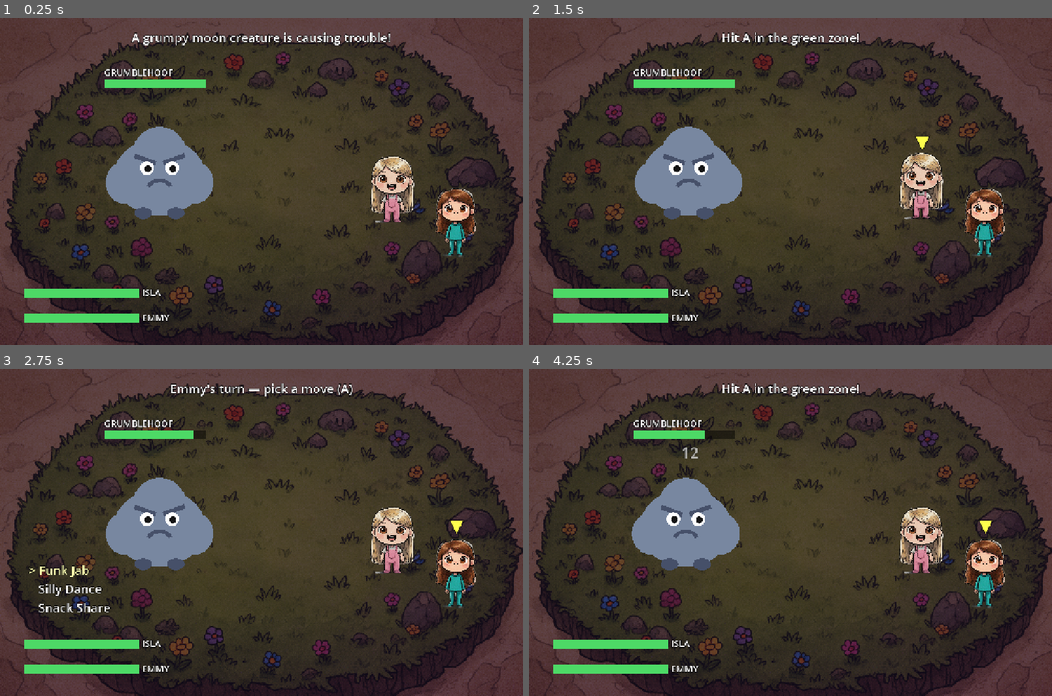
Above: before the commit, frames 1-4 (two rows, left to right).
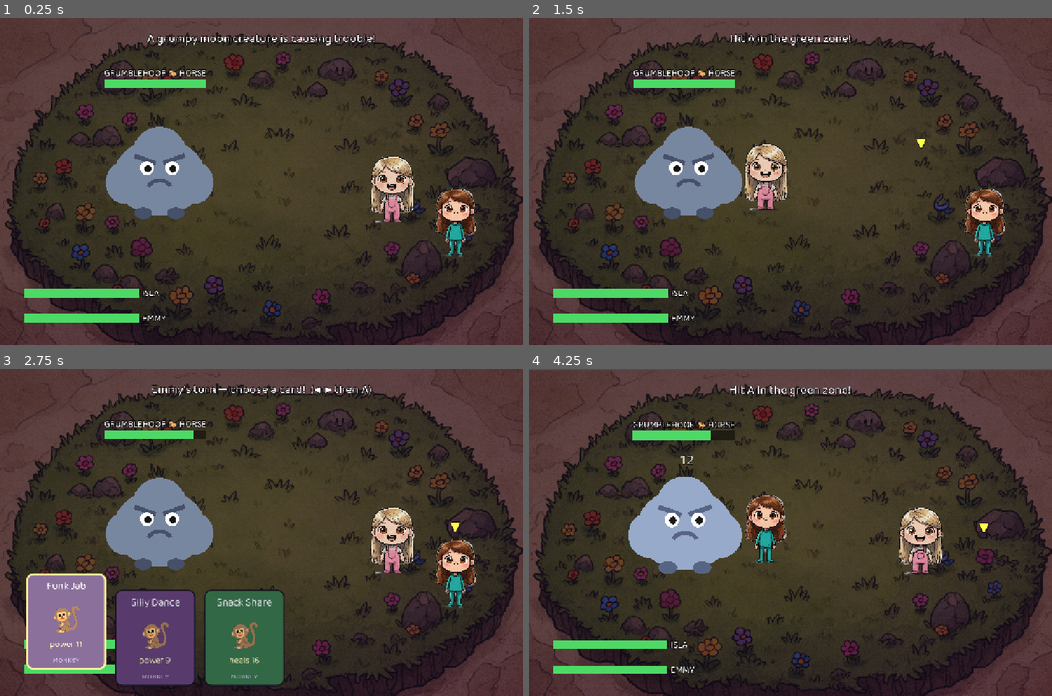
Above: after the commit, the same moments.

Repository: andyfreed/isla-emmy-deck
Game: Godot game, scene res://battle.tscn
The game is run twice, just before and just after one commit, with the same random seed, the same clock (stepped at 60 frames per second) and the same inputs. This scene is started directly instead of the project's main scene.
Inputs (mouse positions are in pixels of both pictures, inside the frame that each line leads up to):
- Up to frame 1 (0.25 s): no input
- Up to frame 2 (1.5 s): tap Enter (ui_accept) at 0.5, 0.77, 1.25 s; move the mouse to (905, 165) at 0.52 s; hold Right (ui_right) 0.53-1.25 s; click (905, 165) at 0.67 s; drag from (685, 197) to (764, 246) at 1.27 s
- Up to frame 3 (2.75 s): move the mouse to (313, 460) at 2.02 s; hold Right (ui_right) from 2.03 s (still down)
- Up to frame 4 (4.25 s): release Right (ui_right) at 2.75 s; drag from (764, 597) to (633, 483) at 2.77 s; tap A at 3.5 s; move the mouse to (947, 581) at 3.52 s; hold Left (ui_left) from 3.53 s (still down); tap Enter (ui_accept) at 3.77 s

The runs differ from the first frame. In frame 1, 1.3% of the frame differs, in the area x 20-75%, y 4-93%; in frame 2, 3.5%; in frame 3, 15%, in the area x 5-89%, y 4-97%; in frame 4, 11%.

Commit message:
Playtest #1 response: zodiac CARDS (Emmy's idea), lunge attacks + hit-stop, Baloo 2 font
- Moves are now cards (◀ ▶ + A): name, zodiac emoji, power, sign; selected card lifts
- Attacker lunges to target, strike, hit-stop beat, scale punch, bigger shake/numbers
- Enemy lunges too; enemy nameplate shows its zodiac sign (clash readability)
- Baloo 2 (OFL) bundled as project-wide font

Co-Authored-By: Claude Opus 4.8 <noreply@anthropic.com>
Claude-Session: https://claude.ai/code/session_01UXQDKUbPicwSfpzXbyxALt

Diff:
--- a/project.godot
+++ b/project.godot
@@ -10,6 +10,9 @@
 [autoload]
 Globals="*res://scripts/globals.gd"
 
+[gui]
+theme/custom_font="res://assets/fonts/baloo2.ttf"
+
 [display]
 window/size/viewport_width=1280
 window/size/viewport_height=800
--- a/scripts/battle.gd
+++ b/scripts/battle.gd
@@ -14,9 +14,15 @@
 
 var enemy_sign: String = "horse"
 
+const SIGN_EMOJI := {
+	"rat": "🐀", "ox": "🐂", "tiger": "🐅", "rabbit": "🐇", "dragon": "🐉",
+	"snake": "🐍", "horse": "🐎", "sheep": "🐑", "monkey": "🐒",
+	"rooster": "🐓", "dog": "🐕", "pig": "🐖",
+}
+
 var ui: CanvasLayer
 var msg: Label
-var menu_box: VBoxContainer
+var menu_box: Control
 var sisters: Array = []
 var enemy: Dictionary = {}
 var order: Array = []
@@ -55,7 +61,7 @@
 	enemy = _make_combatant("Grumblehoof", enemy_sign, 70, false,
 		"res://assets/enemies/grumpy.png", Vector2(390, 360), 300.0, false)
 	_make_bar(enemy, Vector2(255, 150), 250)
-	ui.add_child(_label("GRUMBLEHOOF", 22, Vector2(255, 118), false))
+	ui.add_child(_label("GRUMBLEHOOF  %s %s" % [SIGN_EMOJI.get(enemy_sign, ""), enemy_sign.to_upper()], 22, Vector2(255, 118), false))
 
 	var isla := _make_combatant("Isla", "rat", 48, true,
 		"res://assets/isla.png", Vector2(960, 420), 180.0, true)
@@ -79,8 +85,8 @@
 
 	order = [isla, emmy, enemy]
 
-	menu_box = VBoxContainer.new()
-	menu_box.position = Vector2(70, 470)
+	menu_box = Control.new()
+	menu_box.position = Vector2(0, 0)
 	ui.add_child(menu_box)
 
 	active_marker = _label("▼", 44, Vector2.ZERO, false)
@@ -94,10 +100,10 @@
 
 func _process(delta: float) -> void:
 	if state == "choosing":
-		if Input.is_action_just_pressed("ui_up"):
+		if Input.is_action_just_pressed("ui_left") or Input.is_action_just_pressed("ui_up"):
 			move_cursor = (move_cursor - 1 + actor["moves"].size()) % actor["moves"].size()
 			_refresh_menu()
-		elif Input.is_action_just_pressed("ui_down"):
+		elif Input.is_action_just_pressed("ui_right") or Input.is_action_just_pressed("ui_down"):
 			move_cursor = (move_cursor + 1) % actor["moves"].size()
 			_refresh_menu()
 	elif state == "rhythm":
@@ -148,7 +154,7 @@
 		state = "choosing"
 		move_cursor = 0
 		msg.add_theme_color_override("font_color", Color(1, 1, 1))
-		msg.text = actor["name"] + "'s turn — pick a move (A)"
+		msg.text = actor["name"] + "'s turn — choose a card!  (◀ ▶ then A)"
 		_show_active(actor)
 		_refresh_menu()
 	else:
@@ -211,17 +217,22 @@
 
 	var clash: bool = CLASH.get(move["sign"], "") == enemy["sign"]
 	var total := 0
+	var big := clash or q == "PERFECT!"
+	var home: Vector2 = c["spr"].position
+	await _lunge_to(c["spr"], enemy["spr"].position + Vector2(190, 30))
 	for h in int(move["hits"]):
 		var dmg := int(move["power"] * mult * (1.5 if clash else 1.0))
-		await _hop(c["spr"])
+		await _strike(c["spr"])
 		enemy["hp"] = max(0, int(enemy["hp"]) - dmg)
 		total += dmg
 		_update_bar(enemy)
 		_flash_white(enemy["spr"])
-		var big := clash or q == "PERFECT!"
+		_scale_punch(enemy["spr"])
 		_popup_dmg(enemy["spr"].position, str(dmg), Color(1, 0.85, 0.2) if big else Color(1, 1, 1), big)
-		_shake_screen(11.0 if big else 5.0)
+		_shake_screen(16.0 if big else 8.0)
+		await get_tree().create_timer(0.08).timeout   # hit-stop beat
 		await _shake(enemy["spr"])
+	_lunge_back(c["spr"], home)
 	var txt := "%s — %s   (%d funk)" % [move["name"], q, total]
 	if clash:
 		txt += "    ⚡ ZODIAC CLASH! ×1.5"
@@ -242,13 +253,18 @@
 	msg.add_theme_color_override("font_color", Color(1, 1, 1))
 	msg.text = enemy["name"] + " grumbles angrily!"
 	await get_tree().create_timer(0.5).timeout
-	await _hop(enemy["spr"])
+	var ehome: Vector2 = enemy["spr"].position
+	await _lunge_to(enemy["spr"], t["spr"].position + Vector2(-200, -40))
 	var dmg := 7 + (randi() % 7)
 	t["hp"] = max(0, int(t["hp"]) - dmg)
 	_update_bar(t)
+	_flash_white(t["spr"])
+	_scale_punch(t["spr"])
 	_popup_dmg(t["spr"].position, str(dmg), Color(1, 0.5, 0.5), false)
-	_shake_screen(7.0)
+	_shake_screen(9.0)
+	await get_tree().create_timer(0.08).timeout
 	await _shake(t["spr"])
+	_lunge_back(enemy["spr"], ehome)
 	if int(t["hp"]) <= 0:
 		t["alive"] = false
 		t["spr"].modulate = Color(1, 1, 1, 0.4)
@@ -312,14 +328,67 @@
 func _refresh_menu() -> void:
 	_clear_menu()
 	var moves: Array = actor["moves"]
+	var cw := 196.0
+	var ch := 236.0
+	var gap := 22.0
+	var x0 := 64.0
 	for i in moves.size():
-		var l := Label.new()
-		l.text = ("> " if i == move_cursor else "   ") + str(moves[i]["name"])
-		l.add_theme_font_size_override("font_size", 30)
-		l.add_theme_color_override("font_color", Color(1, 1, 0.7) if i == move_cursor else Color(1, 1, 1))
-		l.add_theme_color_override("font_outline_color", Color(0, 0, 0))
-		l.add_theme_constant_override("outline_size", 5)
-		menu_box.add_child(l)
+		var m: Dictionary = moves[i]
+		var on := i == move_cursor
+		var card := Panel.new()
+		var sb := StyleBoxFlat.new()
+		sb.bg_color = Color(0.24, 0.5, 0.32) if m["kind"] == "heal" else Color(0.42, 0.28, 0.5)
+		if on:
+			sb.bg_color = sb.bg_color.lightened(0.22)
+		sb.set_corner_radius_all(16)
+		sb.border_color = Color(1, 0.95, 0.6) if on else Color(0.1, 0.08, 0.15)
+		sb.set_border_width_all(5 if on else 3)
+		card.add_theme_stylebox_override("panel", sb)
+		card.position = Vector2(x0 + i * (cw + gap), (500.0 if on else 540.0))
+		card.size = Vector2(cw, ch)
+		card.modulate = Color(1, 1, 1) if on else Color(0.82, 0.82, 0.85)
+		menu_box.add_child(card)
+
+		var nm := Label.new()
+		nm.text = str(m["name"])
+		nm.add_theme_font_size_override("font_size", 26)
+		nm.add_theme_color_override("font_color", Color(1, 1, 1))
+		nm.position = Vector2(0, 10)
+		nm.size = Vector2(cw, 34)
+		nm.horizontal_alignment = HORIZONTAL_ALIGNMENT_CENTER
+		card.add_child(nm)
+
+		var art := Label.new()
+		art.text = SIGN_EMOJI.get(m["sign"], "✨")
+		art.add_theme_font_size_override("font_size", 74)
+		art.position = Vector2(0, 52)
+		art.size = Vector2(cw, 96)
+		art.horizontal_alignment = HORIZONTAL_ALIGNMENT_CENTER
+		card.add_child(art)
+
+		var info := Label.new()
+		var hits := int(m["hits"])
+		if m["kind"] == "heal":
+			info.text = "heals %d" % int(m["power"])
+		elif hits > 1:
+			info.text = "%d × %d hits" % [int(m["power"]), hits]
+		else:
+			info.text = "power %d" % int(m["power"])
+		info.add_theme_font_size_override("font_size", 22)
+		info.add_theme_color_override("font_color", Color(1, 1, 0.75))
+		info.position = Vector2(0, 156)
+		info.size = Vector2(cw, 30)
+		info.horizontal_alignment = HORIZONTAL_ALIGNMENT_CENTER
+		card.add_child(info)
+
+		var sign_l := Label.new()
+		sign_l.text = str(m["sign"]).to_upper()
+		sign_l.add_theme_font_size_override("font_size", 17)
+		sign_l.add_theme_color_override("font_color", Color(0.85, 0.8, 0.95))
+		sign_l.position = Vector2(0, 198)
+		sign_l.size = Vector2(cw, 24)
+		sign_l.horizontal_alignment = HORIZONTAL_ALIGNMENT_CENTER
+		card.add_child(sign_l)
 
 
 func _clear_menu() -> void:
@@ -336,6 +405,34 @@
 	if rhythm_marker:
 		rhythm_marker.queue_free()
 		rhythm_marker = null
+
+
+func _lunge_to(spr: Sprite2D, target: Vector2) -> void:
+	var tw := create_tween()
+	tw.set_trans(Tween.TRANS_BACK).set_ease(Tween.EASE_IN)
+	tw.tween_property(spr, "position", target, 0.16)
+	await tw.finished
+
+
+func _lunge_back(spr: Sprite2D, home: Vector2) -> void:
+	var tw := create_tween()
+	tw.set_trans(Tween.TRANS_QUAD).set_ease(Tween.EASE_OUT)
+	tw.tween_property(spr, "position", home, 0.2)
+
+
+func _strike(spr: Sprite2D) -> void:
+	var base := spr.position
+	var tw := create_tween()
+	tw.tween_property(spr, "position", base + Vector2(-46, -14), 0.06)
+	tw.tween_property(spr, "position", base, 0.08)
+	await tw.finished
+
+
+func _scale_punch(spr: Sprite2D) -> void:
+	var base := spr.scale
+	var tw := create_tween()
+	tw.tween_property(spr, "scale", base * 1.16, 0.06)
+	tw.tween_property(spr, "scale", base, 0.14)
 
 
 func _hop(spr: Sprite2D) -> void:
Binary file added: assets/fonts/baloo2.ttf
Not shown, changed: GAMEPLAY_IDEAS.md
